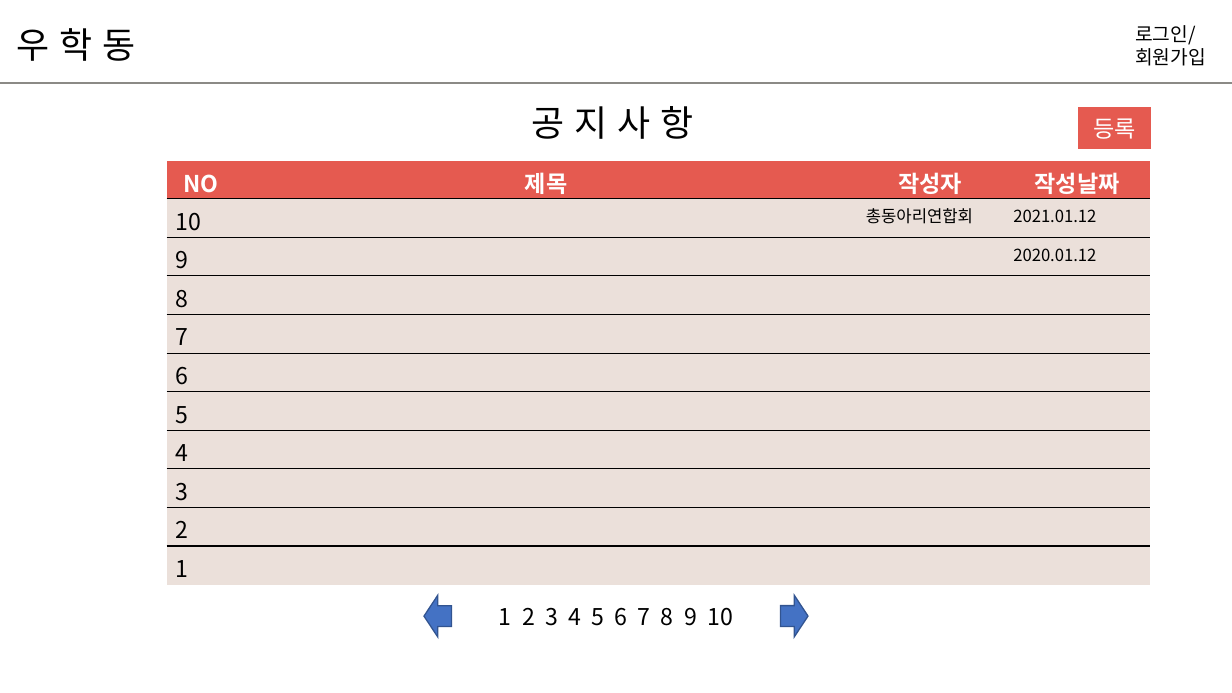
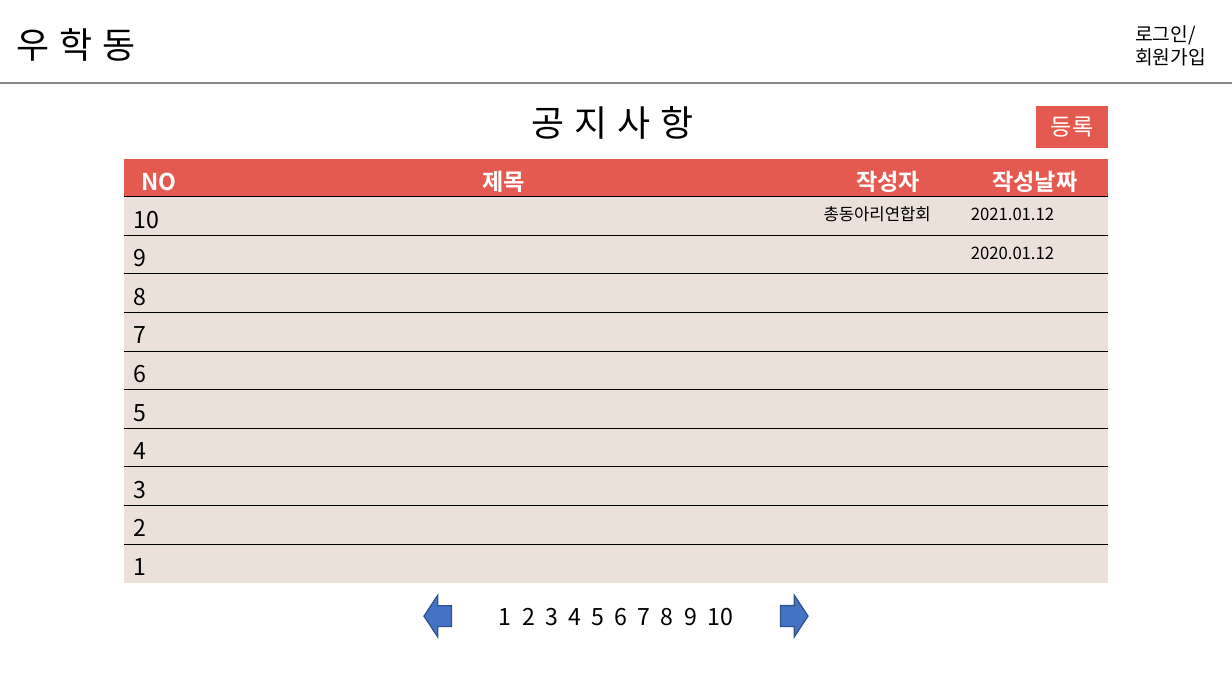
Before and after one commit to hyunniesss/ToyProject, a slide deck: slide 4 of document/와이어프레임/우학동_와이어프레임.pptx. Drawn at 1232x693 pixels with LibreOffice and Linux fonts; fonts in the diff are those of the drawing. Boxes give left, top, right and bottom in pixels: in the first picture for what was removed or moved away, otherwise in the second. Text is boxed around its words. In the diff, an @@ line names an element or a change of style, - is before the commit and + after.

```diff
--- a/document/와이어프레임/우학동_와이어프레임.pptx
+++ b/document/와이어프레임/우학동_와이어프레임.pptx
@@ rectangle "등록": place and size @@
-rectangle "등록" at box(1080, 108, 1151, 149)
+rectangle "등록" at box(1037, 106, 1108, 147)
@@ table: place and size @@
-table at box(166, 161, 1151, 585)
+table at box(124, 159, 1108, 583)
```
Also in this commit, not shown: 2 other slides changed, 4 slides added.
